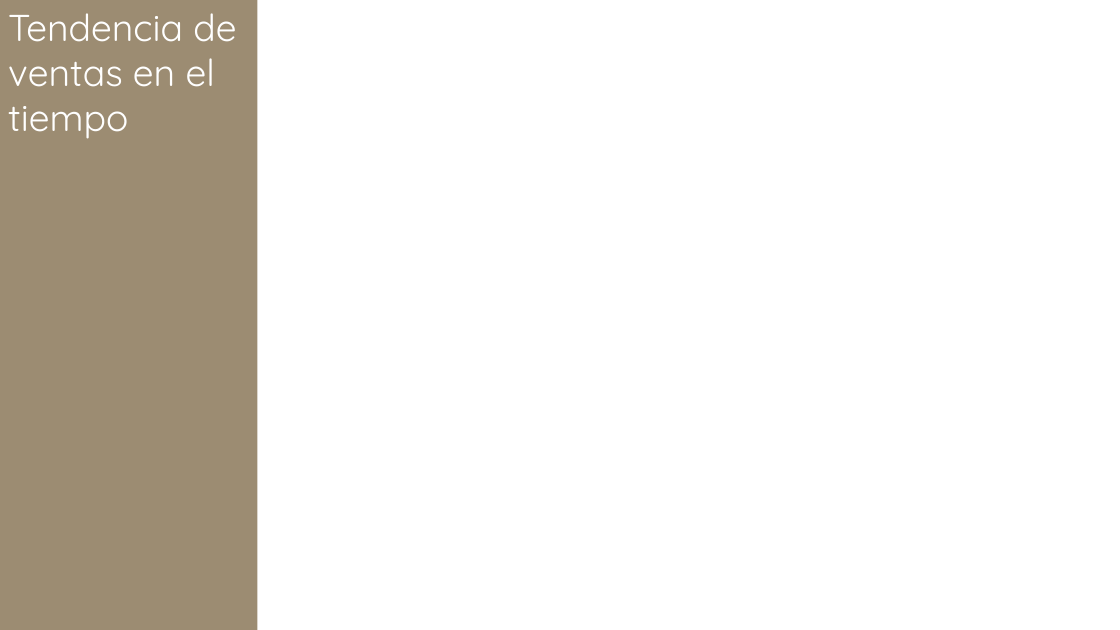
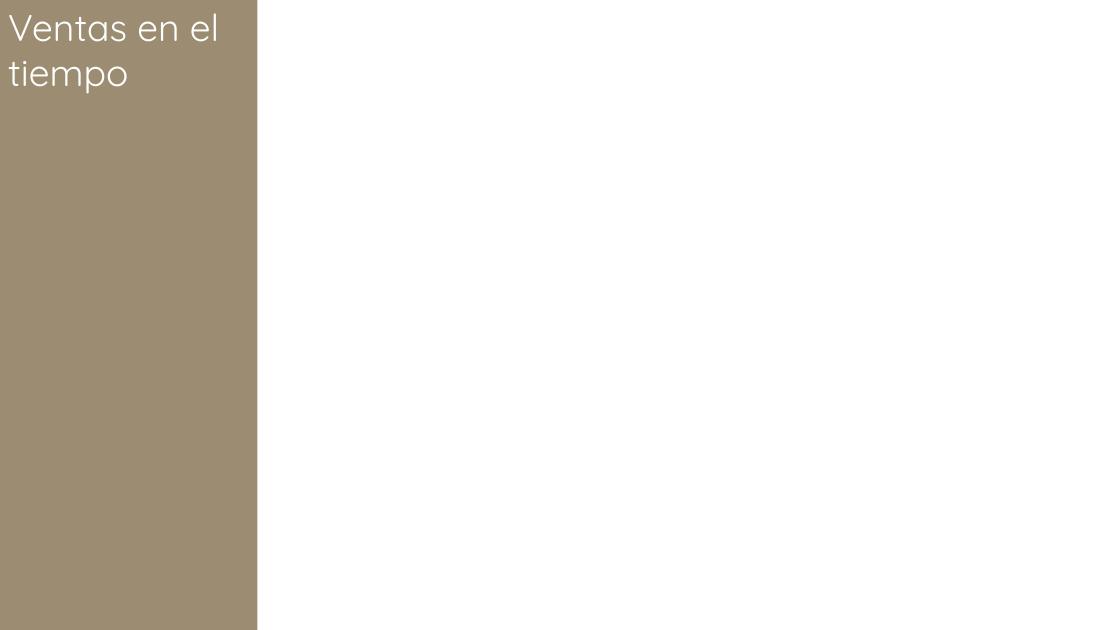
Before and after one commit to chumagram/vehicle-set-data, a slide deck: slide 3 of plantillas.pptx. Drawn at 1120x630 pixels with LibreOffice and Linux fonts; fonts in the diff are those of the drawing. Boxes give left, top, right and bottom in pixels: in the first picture for what was removed or moved away, otherwise in the second. Text is boxed around its words. In the diff, an @@ line names an element or a change of style, - is before the commit and + after.

```diff
--- a/plantillas.pptx
+++ b/plantillas.pptx
@@ text in rectangle at (x1=8, y1=13, x2=219, y2=94): text changed @@
-Tendencia de ventas en el tiempo
+Ventas en el tiempo
```
Also in this commit, not shown: 5 other slides changed, 5 slides added, 1 slide removed, 17 other files.
